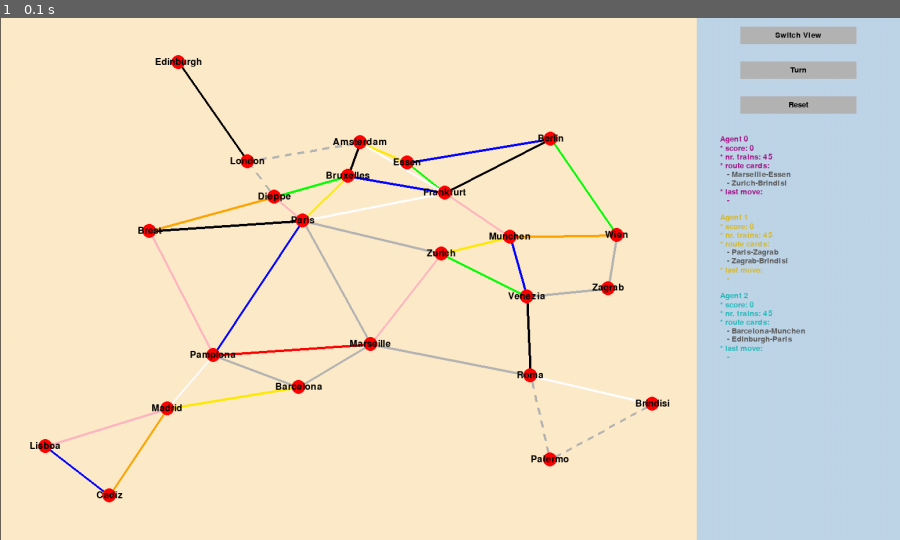
Above: before the commit, frame 1.
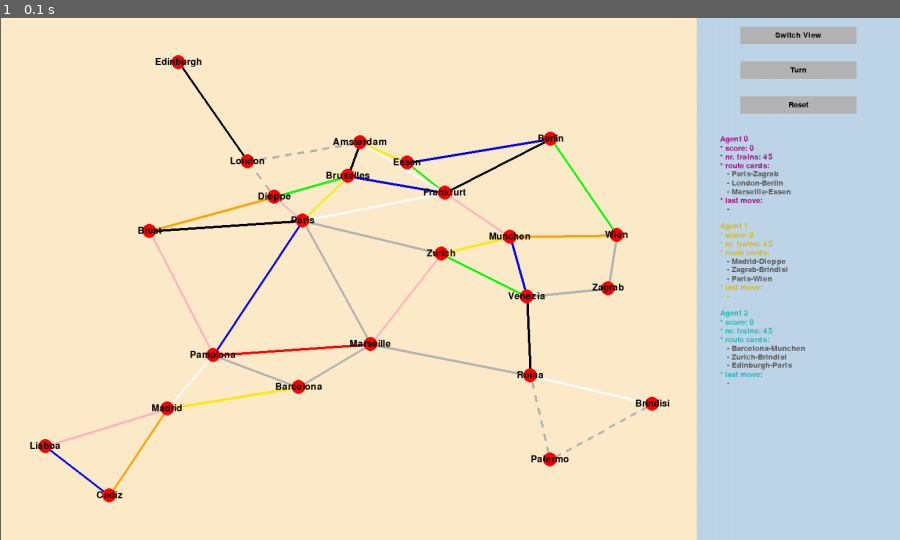
Above: after the commit, the same moment.

Repository: lennard134/TicketToRideLAMAS
Game: pygame game, started from src/main.py
Two runs of this game, one before a commit and one after it. Both use one fixed random seed, a clock stepped at 60 frames per second and the inputs below.
Inputs:
- Up to frame 1 (0.1 s): no input

The runs differ from the first frame. In frame 1, 1.0% of the frame differs, in the area x 80-90%, y 29-71%.

Commit message:
code clean up

Diff:
--- a/src/Visualizer.py
+++ b/src/Visualizer.py
@@ -155,9 +155,8 @@
         :param mouse: tuple containing current mouse location
         :return: boolean indicating whether or not the mouse is situated within boundaries of rectangle
         """
-        return SCREEN_WIDTH - PANEL_WIDTH + x_left <= mouse[0] \
-               <= SCREEN_WIDTH - PANEL_WIDTH + x_right and y_top <= mouse[1] \
-               <= y_bottom
+        return SCREEN_WIDTH - PANEL_WIDTH + x_left <= mouse[0] <= SCREEN_WIDTH - PANEL_WIDTH + x_right and y_top <= \
+               mouse[1] <= y_bottom
 
     def state_collision(self, mouse):
         """
@@ -172,11 +171,11 @@
             # Calculate the length of the hypotenuse. If it's less than the
             # radius, the mouse collides with the circle.
             if math.hypot(dist_x, dist_y) < RADIUS:
-                if self.selected_state_coordinates_tuple and self.selected_state_coordinates_tuple == (world, centerx, centery):
+                if self.selected_state_coordinates_tuple and self.selected_state_coordinates_tuple == (
+                        world, centerx, centery):
                     self.selected_state_coordinates_tuple = None
                     return False
                 self.selected_state_coordinates_tuple = (world, centerx, centery)
-                print('collision')
                 return True
         self.selected_state_coordinates_tuple = None
         return False
@@ -287,7 +286,7 @@
             # draw edges
             if connection.owner is not None:
                 color = self.agent_colors[connection.owner]
-                line_width = 2*LINE_THICKNESS
+                line_width = 2 * LINE_THICKNESS
             else:
                 color = COLOURS[connection.color]
                 line_width = LINE_THICKNESS
@@ -518,7 +517,8 @@
                     elif self.rectangle_collision(button_x_left, BUTTON_HEIGHT / 2 + 4 * BUTTON_HEIGHT,
                                                   button_x_right, BUTTON_HEIGHT / 2 + 5 * BUTTON_HEIGHT,
                                                   mouse):
-                        self.ttr.init_game()
+                        self.ttr.init_game(num_agents=len(self.ttr.agents),
+                                           num_route_cards=len(self.ttr.route_cards) // len(self.ttr.agents))
 
             if show_board:
                 contents = self.draw_ttr_board(contents)
@@ -533,9 +533,3 @@
             screen.blit(side_panel, (CONTENT_WIDTH, 0))
 
             pygame.display.update()
-
-
-if __name__ == "__main__":
-    ttr = TicketToRide()
-    visualizer = Visualizer(ttr)
-    visualizer.run()
--- a/src/main.py
+++ b/src/main.py
@@ -4,31 +4,64 @@
 from model.TicketToRide import TicketToRide
 from Visualizer import Visualizer
 
-INPUT_FILE = 'input'
-OUTPUT_FILE = 'output'
-DO = 'do'
-DO_OPTIONS = []
+NUM_AGENTS = 'n'
+NUM_ROUTE_CARDS = 'm'
+ALLOWED_AGENTS = [1, 2, 3, 4, 5]
+DEFAULT_NUM_AGENTS = 3
+DEFAULT_NUM_ROUTE_CARDS = 3
 
 
 def main():
-    game = TicketToRide()
-    # game.play()
+    """
+        Main function to play ticket to ride
+    """
+    parser = make_parser()
+    arguments = parse_args(parser)
 
-    visualizer = Visualizer(game)
+    ticket_to_ride_game = TicketToRide(num_agents=arguments[NUM_AGENTS],
+                                       num_route_cards=arguments[NUM_ROUTE_CARDS])
+
+    visualizer = Visualizer(ticket_to_ride_game)
     visualizer.run()
 
 
 def parse_args(parser) -> dict:
+    """
+        Parses arguments from user input
+    """
     args = parser.parse_args()
-    return_dict = {INPUT_FILE: args.input,
-                   OUTPUT_FILE: args.output,
-                   DO: args.do}
+
+    try:
+        num_agents = int(args.num_agents)
+    except ValueError:
+        print(f"\nINVALID NUMBER FOR NUMBER OF AGENTS. USING DEFAULT = {DEFAULT_NUM_AGENTS}.\n")
+        num_agents = DEFAULT_NUM_AGENTS
+
+    if num_agents not in ALLOWED_AGENTS:
+        print(f"\nINVALID NUMBER FOR NUMBER OF AGENTS. CHOOSE IN {ALLOWED_AGENTS}.\n"
+              f"USING DEFAULT = {DEFAULT_NUM_AGENTS}.\n")
+        num_agents = DEFAULT_NUM_AGENTS
+
+    try:
+        num_route_cards = int(args.num_route_cards)
+    except ValueError:
+        print(f"\nINVALID NUMBER FOR NUMBER OF ROUTE CARDS. USING DEFAULT = {DEFAULT_NUM_ROUTE_CARDS}.\n")
+        num_route_cards = DEFAULT_NUM_ROUTE_CARDS
+
+    return_dict = {NUM_AGENTS: num_agents,
+                   NUM_ROUTE_CARDS: num_route_cards}
     return return_dict
 
 
 def make_parser():
+    """
+        Makes a parser for user input
+    """
     parser = argparse.ArgumentParser(description='Ticket to Ride')
-    parser.add_argument(f"--{DO}", help=f"Do options are: {DO_OPTIONS}", default=None)
+    parser.add_argument(f"--num_agents", '-n', help=f"The number of agents. Options={{1,2,...,5}}.",
+                        default=DEFAULT_NUM_AGENTS)
+    parser.add_argument(f"--num_route_cards", '-m', help=f"The number of route cards per agent.",
+                        default=DEFAULT_NUM_ROUTE_CARDS)
     return parser
 
 
--- a/src/model/Agent.py
+++ b/src/model/Agent.py
@@ -237,9 +237,6 @@
                 if connection.owner is None and self.enough_cards_to_claim_train_card(connection) \
                         and self.nr_of_trains >= connection.num_trains:
                     claimable_connections.append(connection)
-                # else:
-                #     print(f"hand not sufficient for connection, needed {connection.num_trains} times {connection.color}")
-                    # print(self.hand)
 
         return claimable_connections
 
@@ -247,7 +244,7 @@
         """
         Agent claims a connection by putting trains on a connection
         """
-        print(f"-- Agent {self.agent_id} claims connection {connection.end_point.name}-{connection.start_point.name}"
+        print(f"-- Agent {self.agent_id} {claim_type}s connection {connection.end_point.name}-{connection.start_point.name}"
               f" with color {connection.color} and costs {connection.num_trains}.")
 
         connection.set_owner(self.agent_id)
@@ -282,8 +279,10 @@
         for route_card in self.own_route_cards:
             if not route_card.is_finished and self.check_route_finished(route_card):
                 self.score += route_card.score  # Add score from finished route card
-                print(f"- Agent {self.agent_id} finished route card {route_card.route_name} with {route_card.score} points!")
-                self.game.model.public_announcement_route_card(agent_id=self.agent_id, route_card={route_card.route_name})
+                print(f"- Agent {self.agent_id} finished route card {route_card.route_name} with "
+                      f"{route_card.score} points!")
+                self.game.model.public_announcement_route_card(agent_id=self.agent_id,
+                                                               route_card={route_card.route_name})
                 route_card.set_finished()
 
     def choose_action(self):
@@ -314,6 +313,7 @@
                 print(f"- Agent {self.agent_id} draws card.")
                 self.draw_card()
                 self.last_move = f'draws card'
+        print()
 
     def __str__(self):
         return f"Agent {self.agent_id}. "
--- a/src/model/Game.py
+++ b/src/model/Game.py
@@ -45,7 +45,7 @@
         :param from_city: Start city of route card
         :param target_city: End city of route card
         :param agent_id: Agent for which the route is calculated
-        :return: List with shortest route
+        :return: List with the shortest route
         """
         self.graph.setup(from_city, target_city)
         self.update_graph_for_agent(agent_id)
--- a/src/model/TicketToRide.py
+++ b/src/model/TicketToRide.py
@@ -16,10 +16,8 @@
 ROOT_DIR = os.path.dirname(os.path.dirname(os.path.dirname(os.path.abspath(__file__))))
 
 # Data in TICKET_TO_RIDE_CONFIG
-NR_OF_AGENTS = TICKET_TO_RIDE_CONFIG['NR_OF_AGENTS']
 NR_OF_TRAINS = TICKET_TO_RIDE_CONFIG['NR_OF_TRAINS']
 NR_TRAIN_CARDS = TICKET_TO_RIDE_CONFIG['NR_TRAIN_CARDS']
-NR_OF_DESTINATION_CARDS = TICKET_TO_RIDE_CONFIG['NR_OF_DESTINATION_CARDS']
 ROUTE_CARDS_PATH = os.path.join(ROOT_DIR, TICKET_TO_RIDE_CONFIG['ROUTE_CARDS_PATH'])
 MIN_TRAINS = TICKET_TO_RIDE_CONFIG['MIN_TRAINS']
 MAX_TURNS = TICKET_TO_RIDE_CONFIG['MAX_TURNS']
@@ -27,10 +25,11 @@
 
 class TicketToRide(object):
 
-    def __init__(self):
+    def __init__(self, num_agents: int, num_route_cards: int):
         """
         Initialize the full game by initializing agent, board, deck and route cards individually
         """
+        print("\n--- INITIALIZING TICKET TO RIDE ---\n")
         self.deck = None
         self.board = None
         self.agents = []
@@ -40,16 +39,16 @@
         self.last_turn = None
         self.in_game = True
 
-        self.init_game()
-
-    def _init_agents(self):
+        self.init_game(num_agents, num_route_cards)
+
+    def _init_agents(self, num_agents):
         """
         Initialize all agents
         """
-        for idx in range(NR_OF_AGENTS):
+        for idx in range(num_agents):
             self.agents.append(Agent(idx, NR_OF_TRAINS))
 
-    def _init_route_cards(self):
+    def _init_route_cards(self, total_num_route_cards: int):
         """
         Read route cards from text file and create new RouteCard objects for every card which are stored in an array
         """
@@ -67,20 +66,22 @@
                 self.route_cards.append(RouteCard(start, end, score))
 
         random.shuffle(self.route_cards)
-        print(f"Number of route cards = {len(self.route_cards)}")
-
-        if len(self.route_cards) // NR_OF_AGENTS > NR_OF_DESTINATION_CARDS:
-            print(f"Removing {len(self.route_cards) - NR_OF_DESTINATION_CARDS * NR_OF_AGENTS} route cards")
-            del self.route_cards[-(len(self.route_cards) - NR_OF_DESTINATION_CARDS * NR_OF_AGENTS):]
-
-        left_over_cards = len(self.route_cards) % NR_OF_AGENTS
+        print(f"Number of route cards available = {len(self.route_cards)}")
+
+        if len(self.route_cards) > total_num_route_cards:
+            print(f"Removing {len(self.route_cards) - total_num_route_cards} route cards to get a total of "
+                  f"{total_num_route_cards} route cards.")
+            del self.route_cards[-(len(self.route_cards) - total_num_route_cards):]
+
+        left_over_cards = len(self.route_cards) % len(self.agents)
         if left_over_cards > 0:
-            print(f"Deleting {left_over_cards} route cards.")
+            print(f"Deleting {left_over_cards} route cards to evenly distribute cards.")
             del self.route_cards[-left_over_cards:]
 
-        print(f"Possible route cards:")
+        print(f"\nPossible route cards (total={len(self.route_cards)}):")
         for route_card in self.route_cards:
             print(f"- {route_card.route_name}")
+        print()
 
     def _init_kripke(self):
         """
@@ -93,13 +94,14 @@
         for route_card in self.route_cards:
             route_card_ids.append(route_card.route_name)
 
-        print(f"agent_ids = {agent_ids}, route_cards = {route_card_ids}")
+        print(f"agent_ids = {agent_ids}")
         self.kripke = TtRKripke(agent_ids=agent_ids, route_cards_ids=route_card_ids)
 
     def _distribute_route_cards(self):
         """
         Distribute route cards among the agents
         """
+        print("Distribute route cards:")
         random.shuffle(self.route_cards)
         step_size = len(self.route_cards) // len(self.agents)
         end = 0
@@ -189,7 +191,7 @@
             print(f"--> All agents could not have drawn cards. The deck is empty.")
         return finished
 
-    def init_game(self):
+    def init_game(self, num_agents: int, num_route_cards: int):
         """
         Initializer for the game
         """
@@ -202,8 +204,8 @@
         self.last_turn = None
         self.in_game = True
 
-        self._init_agents()
-        self._init_route_cards()
+        self._init_agents(num_agents)
+        self._init_route_cards(num_agents * num_route_cards)
         self._init_kripke()
         self._distribute_route_cards()
         self._distribute_train_cards()
@@ -215,6 +217,8 @@
         for agent in self.agents:
             agent.set_game(game)
         game.init_shortest_routes()
+
+        print("\n---- GAME INITIALIZED ---\n")
 
     def turn(self):
         """
@@ -232,7 +236,7 @@
 
         for agent in self.agents:
             agent.choose_action()
-            agent.print_agent_profile()
+            # agent.print_agent_profile()
             if self.is_finished(agent.agent_id):
                 self.in_game = False
                 self.announce_winner()
@@ -240,10 +244,10 @@
 
         self.turn_num += 1
 
-    def play(self):
+    def play(self, num_agents: int, num_route_cards: int):
         """
         Game loop for the Ticket to Ride game
         """
-        self.init_game()
+        self.init_game(num_agents, num_route_cards)
         while self.in_game:
             self.turn()
--- a/src/model/config.py
+++ b/src/model/config.py
@@ -18,18 +18,16 @@
 }
 
 TICKET_TO_RIDE_CONFIG = {
-    'NR_OF_AGENTS': 3,
-    'NR_OF_DESTINATION_CARDS': 2,
     'NR_OF_TRAINS': 45,
     'NR_TRAIN_CARDS': 4,
-    'ROUTE_CARDS_PATH': "data/destinations_all.txt",
+    'ROUTE_CARDS_PATH': "data/route_cards_all.txt",
     'MIN_TRAINS': 2,
     'MAX_TURNS': 50
 }
 
 BOARD_CONFIG = {
     'CITY_FILE_PATH': "data/cities.txt",
-    'CONNECTION_FILE_PATH': "data/train_routes_all.txt",
+    'CONNECTION_FILE_PATH': "data/train_connections_all.txt",
     'GRAY_COLOUR': "gray",
     'TRAIN_POINTS': {
         1: 1,
--- a/src/model/map/Board.py
+++ b/src/model/map/Board.py
@@ -26,11 +26,11 @@
         """
         self.cities = {}
         self.connections = []
-        self.adjacency_list = {}  # city_name -> [list of connections]
+        self.adjacency_list = {}
 
         self._init_cities()
         self._init_connections()
-        self._make_adjacency_list()  # MUST BE AFTER CONNECTIONS TODO: Needed???
+        self._make_adjacency_list()
 
     def _make_adjacency_list(self):
         """
@@ -39,7 +39,7 @@
         for city_name in self.cities.keys():
             self.adjacency_list[city_name] = []
 
-        for connection in self.connections:  # {"routeX": [a:Connection,b:Connection,c,f]}
+        for connection in self.connections:
             from_city = connection.start_point.name
             to_city = connection.end_point.name
             self.adjacency_list[from_city].append(connection)
@@ -84,18 +84,20 @@
                 color = line_list[3]
 
                 is_new = True
+
                 for connection in self.connections:
                     city1_old = connection.start_point.name
                     city2_old = connection.end_point.name
-                    if (city1_old == city1.name and city2_old == city2.name) or (city1_old == city2.name and city2_old == city1.name):
+                    if (city1_old == city1.name and city2_old == city2.name) or (
+                            city1_old == city2.name and city2_old == city1.name):
                         is_new = False
-                        print(f"Connection {city1_old}-{city2_old} is double")
                         break
 
                 if is_new:
                     if color not in TRAIN_COLOURS and not color == GRAY_CONNECTION:
                         num_jokers = int(color)
-                        self.connections.append(FerryConnection(city1, city2, length, color, num_jokers))
+                        self.connections.append(FerryConnection(city1, city2, length, color=GRAY_CONNECTION,
+                                                                num_jokers=num_jokers))
                     else:
                         self.connections.append(Connection(city1, city2, length, color))
 
--- a/src/model/map/City.py
+++ b/src/model/map/City.py
@@ -15,7 +15,6 @@
         self.coordinates = coordinates
         self.station = False
         self.station_owner = None
-        #self.score_points = xx ?extra score points for specific cities?
 
     def __str__(self):
         return f'{self.name}: {self.coordinates}'
--- a/src/model/map/Connection.py
+++ b/src/model/map/Connection.py
@@ -15,7 +15,6 @@
         :param end: End city of connection
         :param num_trains: Number of trains that fit in the connection
         :param color: Color of the connection
-        :param owner: Agent that owns the connection
         """
         self.start_point = start
         self.end_point = end
@@ -32,7 +31,7 @@
 
     def __init__(self, start: City, end: City, num_trains: int, color: str, num_jokers: int):
         """
-        Sub class of connection to represent ferry connection, class is almost same as connection, only number of
+        Subclass of connection to represent ferry connection, class is almost same as connection, only number of
         jokers is added
         :param start: Start city of ferry connection
         :param end: End city of ferry connection
@@ -40,5 +39,5 @@
         :param color: Color to represent the connection
         :param num_jokers: Number of jokers necessary to claim this connection
         """
-        super().__init__(start, end, num_trains, "gray")
+        super().__init__(start, end, num_trains, color)
         self.num_jokers = num_jokers
--- a/src/model/search_alg/Graph.py
+++ b/src/model/search_alg/Graph.py
@@ -205,10 +205,8 @@
         return_val = self.search()
         if return_val is None:
             return []
-        else:
-            path, path_length = return_val
-        list_of_cities = self.calculate_path(self.target)
-        return list_of_cities
+        path, _ = return_val
+        return path
 
     def __str__(self):
         """
--- a/src/model/ttr_kripke/TtRKripke.py
+++ b/src/model/ttr_kripke/TtRKripke.py
@@ -46,7 +46,7 @@
                 for idx, agent_id in enumerate(self.agent_ids):
                     state[agent_id] = set(world_i[idx])
                 self.worlds.append(World(state, self.agent_ids.copy()))
-        print(f"Number of worlds = {len(self.worlds)}")
+        print(f"Number of Kripke worlds = {len(self.worlds)}")
 
     def _init_relations(self):
         """
@@ -57,12 +57,12 @@
             relation_list.append(relation)
         for i in self.agent_ids:
             self.relations[i] = relation_list
+        print(f"Number of relations per agent = {len(relation_list)}\n")
 
     def update_once_cards_known(self, agent_id: int, route_cards: set[str]):
         """
         Update relations for agent_id that knows that target_agent has route_cards
         :param agent_id: Id of agent for which relations will be updated
-        :param target_agent_id: id of target agent of which the agent knows
         :param route_cards: Route cards of which agent knows
         """
         print(f"--> Agent {agent_id} knows that itself has cards {route_cards}")
Renamed: data/destinations_all.txt -> data/route_cards_all.txt
Renamed: data/train_routes_all.txt -> data/train_connections_all.txt
